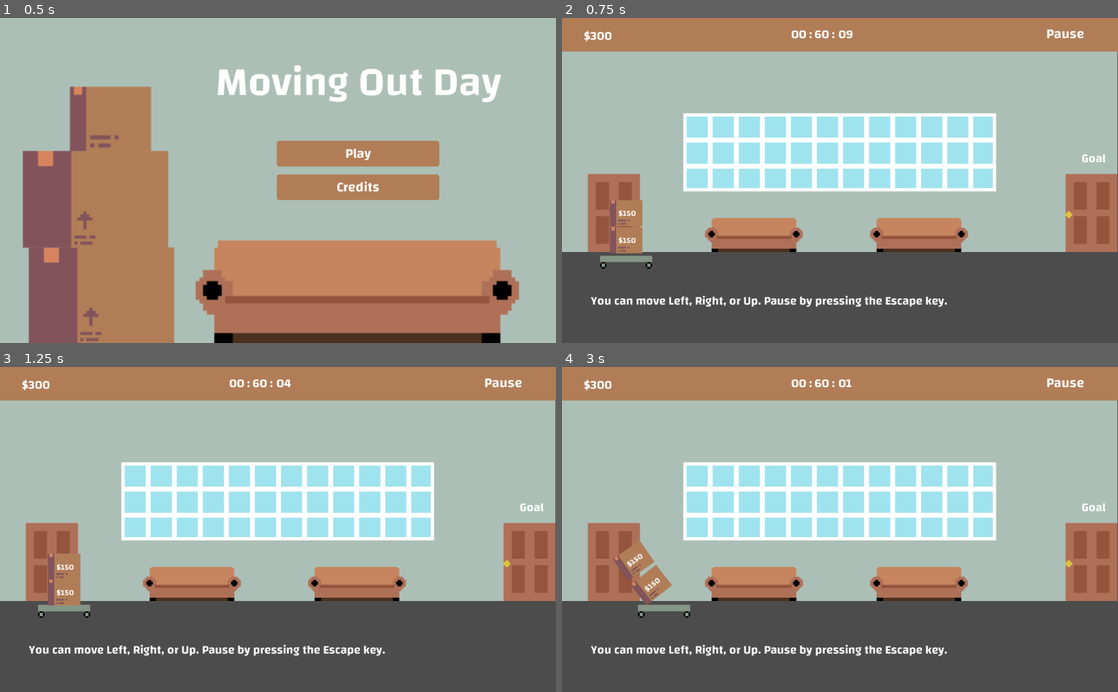
Above: before the commit, frames 1-4 (two rows, left to right).
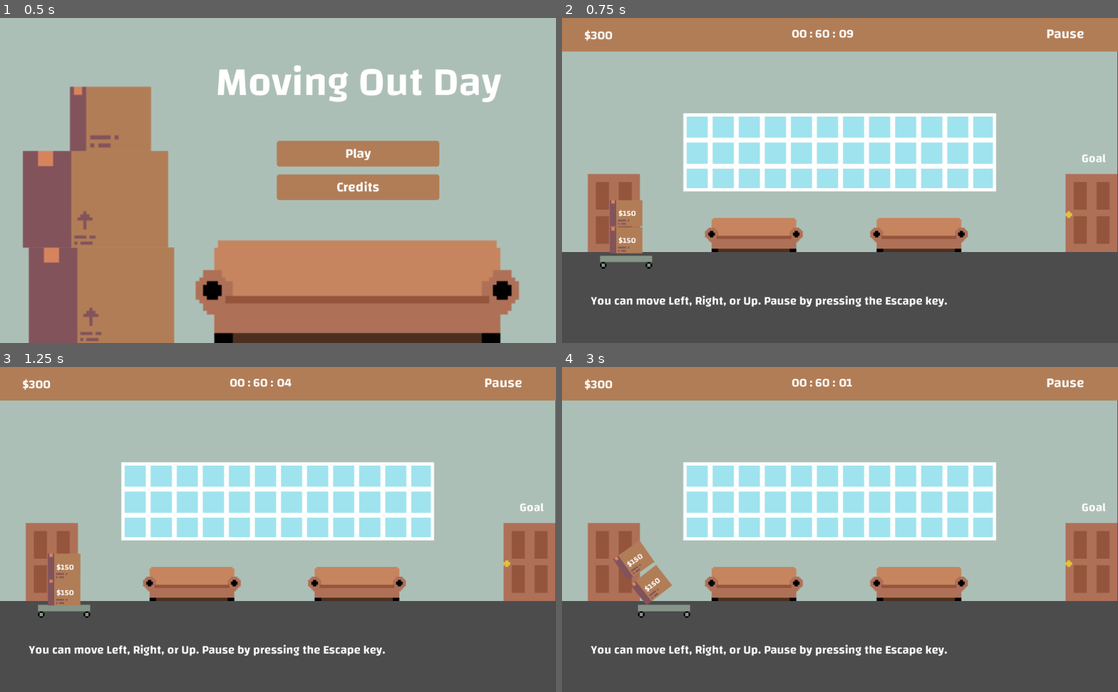
Above: after the commit, the same moments.

Repository: JMixson/moving-out-day
Game: Godot game, scene res://Scenes/Main Menu.tscn
Same seed, same stepped clock (60 frames per second), same inputs: the game is played once before the commit and once after it.
Inputs:
- Up to frame 1 (0.5 s): no input
- Up to frame 2 (0.75 s): click "Play" at 0.5 s
- Up to frame 3 (1.25 s): no input
- Up to frame 4 (3 s): click "Pause" at 1.25 s; click "Restart" at 2 s; tap Enter at 2.75 s; hold Right (ui_right) from 2.78 s (still down)

Frame 1 is identical in both runs. In frame 2, 0.2% of the frame differs, in the area x 4-53%, y 3-8%; in frame 3, 0.2%; in frame 4, 0.2%.

Commit message:
Fix Top UI sizing and position

Diff:
--- a/Scenes/Level 1.tscn
+++ b/Scenes/Level 1.tscn
@@ -70,10 +70,7 @@
 position = Vector2( 118, 438 )
 
 [node name="Top UI" parent="." instance=ExtResource( 5 )]
-margin_left = -1.0
-margin_top = 2.0
-margin_right = -1.0
-margin_bottom = 2.0
+margin_bottom = 1.0
 
 [node name="Goal" type="Label" parent="."]
 margin_left = 957.0
--- a/Scenes/Top UI.tscn
+++ b/Scenes/Top UI.tscn
@@ -7,17 +7,17 @@
 [node name="Top UI" type="Control"]
 anchor_right = 1.0
 anchor_bottom = 1.0
-margin_bottom = -520.0
+margin_top = 1.0
+margin_bottom = -519.0
 script = ExtResource( 3 )
 __meta__ = {
 "_edit_use_anchors_": false
 }
 
 [node name="ColorRect" type="ColorRect" parent="."]
-margin_left = 1.0
-margin_top = -2.0
-margin_right = 1026.0
-margin_bottom = 60.0
+margin_top = -1.0
+margin_right = 1024.0
+margin_bottom = 61.0
 color = Color( 0.698039, 0.494118, 0.345098, 1 )
 __meta__ = {
 "_edit_lock_": true,
